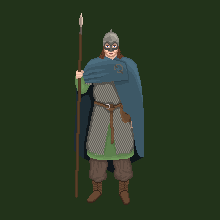
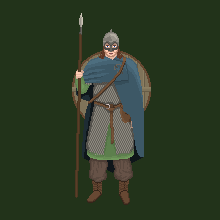
The second (220, 220) image is a revision of the first. Changes to its layers:
painted on "Background" over [74, 13, 126, 158]
showed "shield", painted on it over [72, 51, 151, 141]
